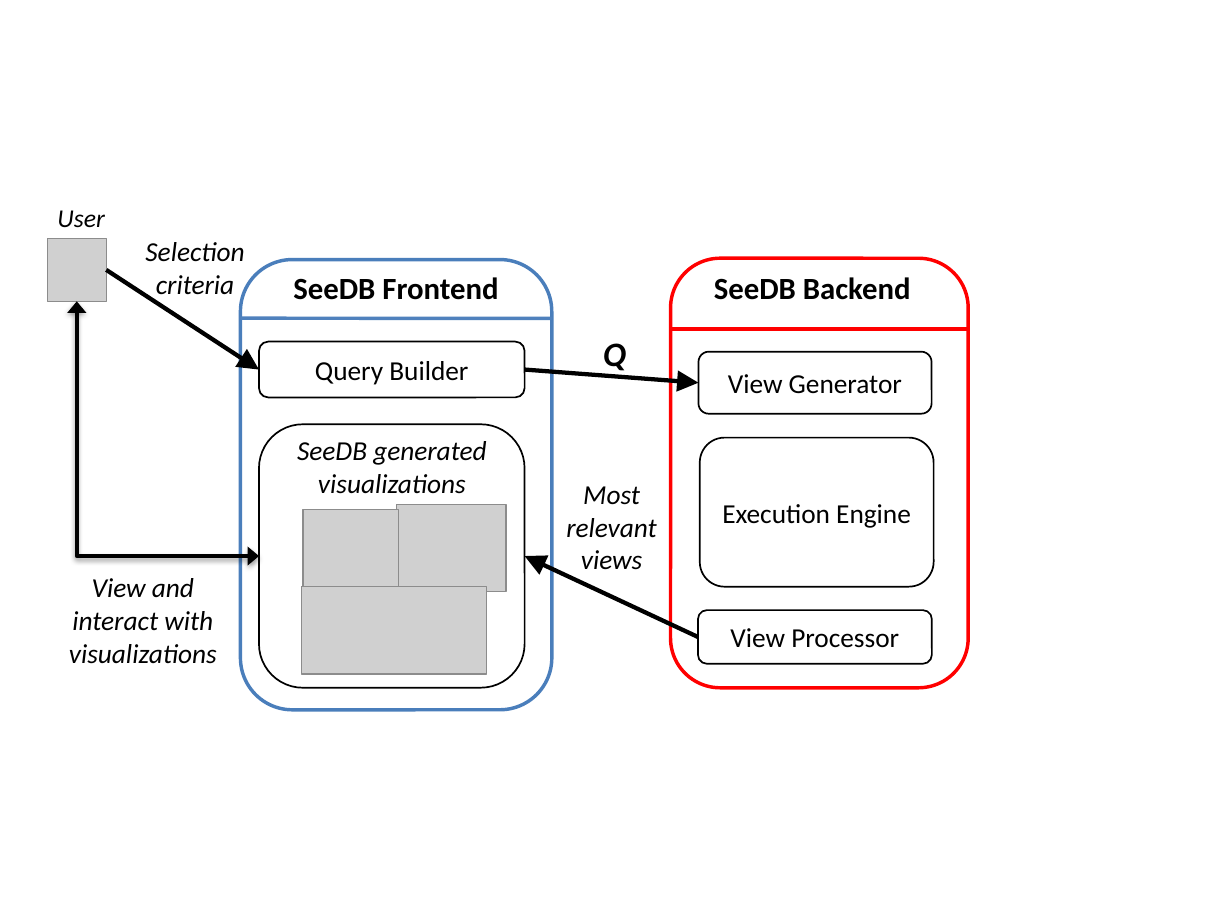
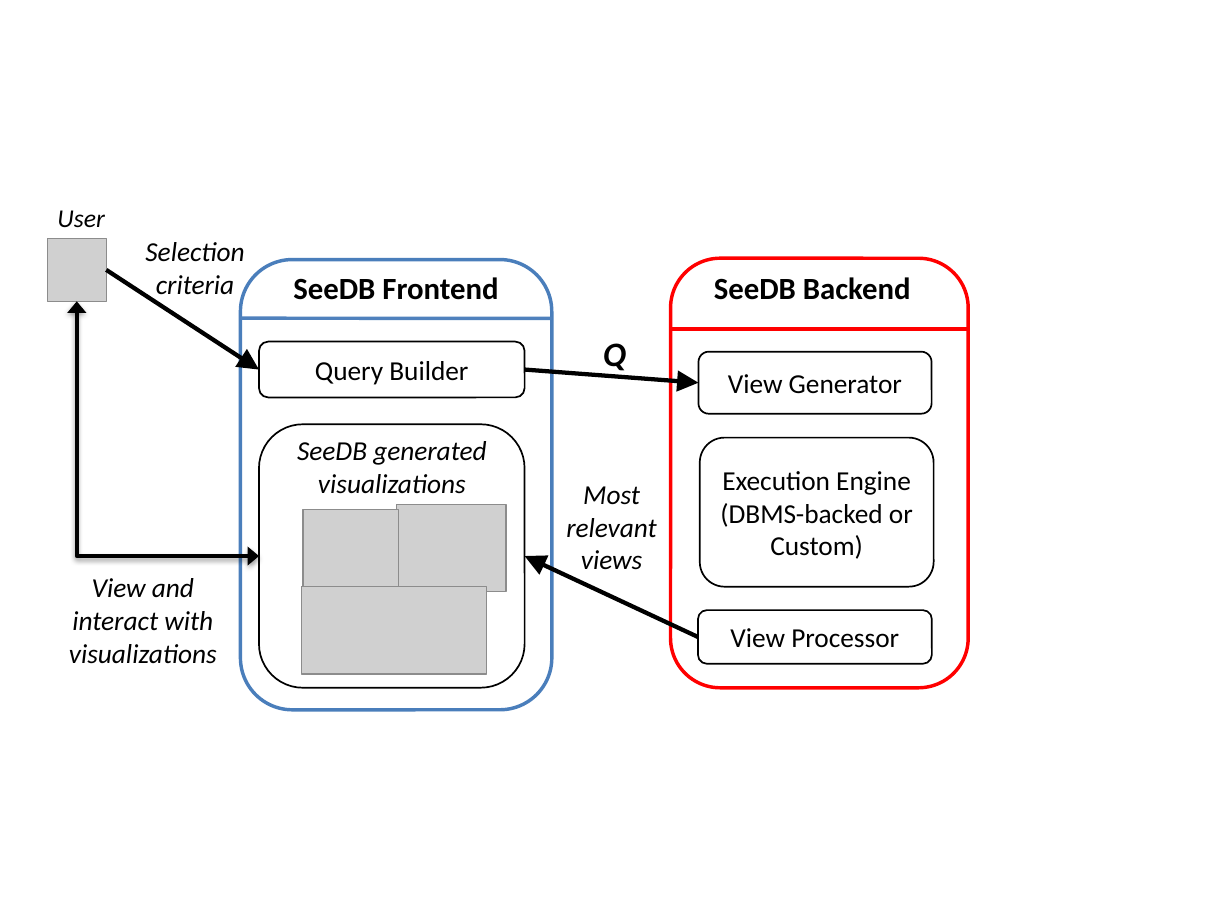
Before and after one commit to zwcode-cs/seedb, a slide deck: slide 6 of full-paper/Images/manasi-demo-figures.pptx. Drawn at 1232x924 pixels with LibreOffice and Linux fonts; fonts in the diff are those of the drawing; grey boxes stand for pictures. Boxes give left, top, right and bottom in pixels: in the first picture for what was removed or moved away, otherwise in the second. Text is boxed around its words. In the diff, an @@ line names an element or a change of style, - is before the commit and + after.

```diff
--- a/full-paper/Images/manasi-demo-figures.pptx
+++ b/full-paper/Images/manasi-demo-figures.pptx
@@ text in rounded rectangle at box(720, 503, 913, 559): paragraph added @@
+(DBMS-backed or Custom)
```
Also in this commit, not shown: 25 other files.
